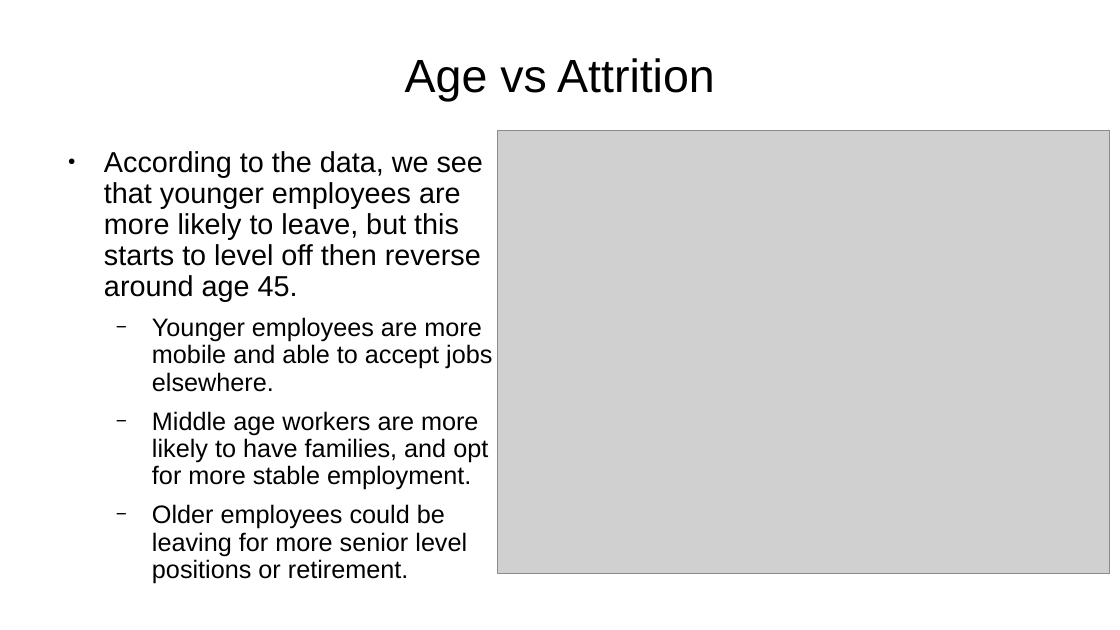
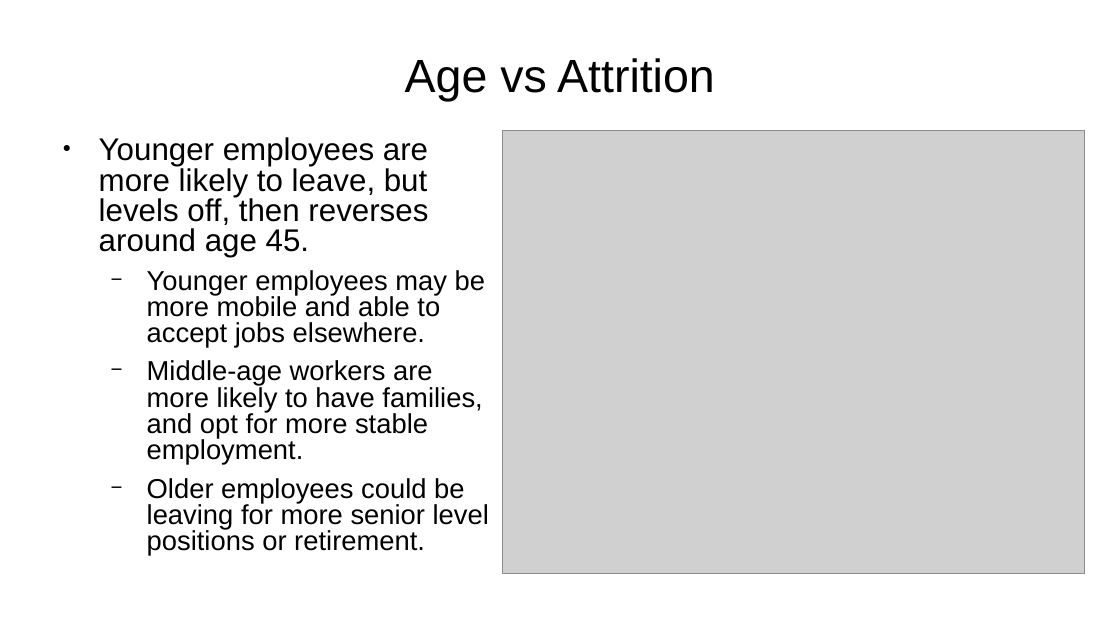
Before and after one commit to sbowler/project-one, a slide deck: slide 8 of presentations/project2_presentation.pptx. Drawn at 1120x630 pixels with LibreOffice and Linux fonts; fonts in the diff are those of the drawing; grey boxes stand for pictures; background and template pictures are left out. Boxes give left, top, right and bottom in pixels: in the first picture for what was removed or moved away, otherwise in the second. Text is boxed around its words. In the diff, an @@ line names an element or a change of style, - is before the commit and + after.

```diff
--- a/presentations/project2_presentation.pptx
+++ b/presentations/project2_presentation.pptx
@@ text "Younger employees are more likely ...": place and size @@
-text "Younger employees are more likely ..." at box(104, 151, 492, 583)
+text "Younger employees are more likely ..." at box(99, 137, 489, 556)
@@ text at box(99, 137, 485, 465): text changed; size 17.9 to 19.4 pt @@
-● According to the data, we see that younger employees are more likely to leave, but this starts to level off then reverse around age 45.
-  − Younger employees are more mobile and able to accept jobs elsewhere.
-  − Middle age workers are more likely to have families, and opt for more stable employment.
+● Younger employees are more likely to leave, but levels off, then reverses around age 45.
+  − Younger employees may be more mobile and able to accept jobs elsewhere.
+  − Middle-age workers are more likely to have families, and opt for more stable employment.
@@ picture: place and size @@
-picture at box(498, 130, 1111, 573)
+picture at box(503, 130, 1085, 573)
@@ text at box(147, 478, 489, 556): size 17.9 to 19.4 pt in "Older employees could be leaving for more ..."; line spacing 0.9 to 0.8 @@
```
Also in this commit, not shown: 14 other slides changed, 1 slide added, 2 slides removed.
